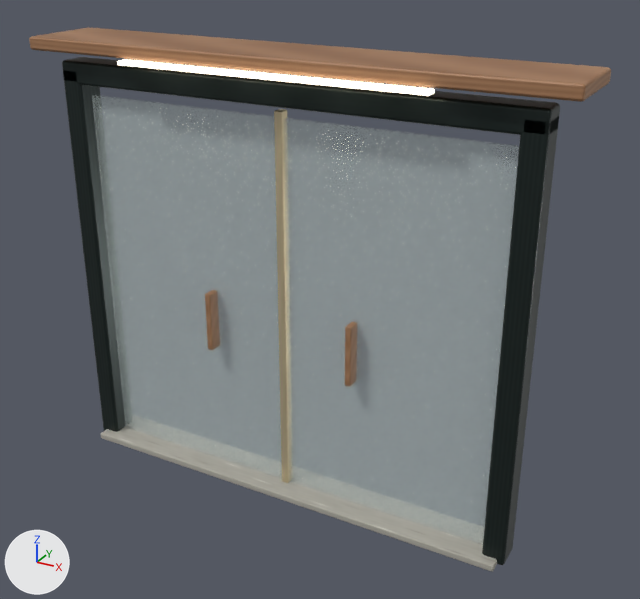
Before and after pictures for a commit that changed the glTF model public/models/custom/architecture/entry-portal.glb.
The view is the same before and after, from a 50 mm lens placed at (6.94, -11.4, 9.49), pointed at (0.47, 0.36, 3.61). Lighting does not change. The marker at lower left points along +X, +Y and +Z. The older version comes first.

Names of what the first picture shows: 'Entry_Canopy', 'Entry_Canopy_Light', 'Entry_Glass_Left', 'Entry_Glass_Right', 'Entry_Handle_-1.88', 'Entry_Handle_1.88', 'Entry_Header', 'Entry_Left', 'Entry_Mullion', 'Entry_Right', 'Entry_Threshold'.
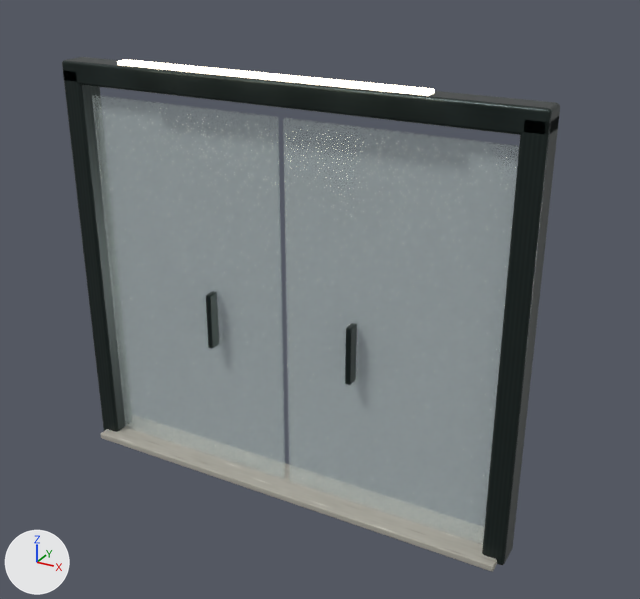
Where the change shows, as pixel boxes [x1, y1, x2, y2] in the pictures (640 x 599 px):
'Entry_Canopy', deleted (brown): before [29, 28, 611, 102]
'Entry_Mullion', deleted (beige): before [274, 109, 290, 483]
'Entry_Handle_1.88', recoloured (brown to black): [345, 323, 357, 385] in both
'Entry_Handle_-1.88', recoloured (brown to grey): [206, 291, 219, 349] in both

The change, as a list of edits to the scene's bpy script:
```text
Add mat_metal_brushedsteel:
    mat_metal_brushedsteel = principled_material('Metal_BrushedSteel')
    mat_metal_brushedsteel.texture = img_metal_charcoal
    mat_metal_brushedsteel.metallic = 0.72
    mat_metal_brushedsteel.roughness = 0.31
Change me_cube_286:
    used by ob_entry_handle_1_88; location = (1.33, -0.18, 3.05)
    remove me_cube_286.from_pydata(...)  # 56 vertices, 108 faces; spans x -0.055..0.055, y -0.12..0.12, z -0.525..0.525
    remove me_cube_286.materials.append(mat_oak_warm)  # picture img_oak_warm
    add me_cube_286.from_pydata(...)  # 56 vertices, 108 faces; spans x -0.05..0.05, y -0.11..0.11, z -0.5..0.5
    edits to the shape of me_cube_286 do not show in these pictures
    add me_cube_286.materials.append(mat_metal_brushedsteel)  # picture img_metal_charcoal
Change me_cube_285:
    used by ob_entry_handle__1_88; location = (-1.33, -0.18, 3.05)
    remove me_cube_285.from_pydata(...)  # 56 vertices, 108 faces; spans x -0.055..0.055, y -0.12..0.12, z -0.525..0.525
    remove me_cube_285.materials.append(mat_oak_warm)  # picture img_oak_warm
    add me_cube_285.from_pydata(...)  # 56 vertices, 108 faces; spans x -0.05..0.05, y -0.11..0.11, z -0.5..0.5
    edits to the shape of me_cube_285 do not show in these pictures
    add me_cube_285.materials.append(mat_metal_brushedsteel)  # picture img_metal_charcoal
Remove ob_entry_canopy:
    ob_entry_canopy = bpy.data.objects.new('Entry_Canopy', me_cube_288)
    ob_entry_canopy.location = (0.0, 0.25, 7.48)
Remove ob_entry_mullion:
    ob_entry_mullion = bpy.data.objects.new('Entry_Mullion', me_cube_284)
    ob_entry_mullion.location = (0.0, 0.0, 3.4)
```
